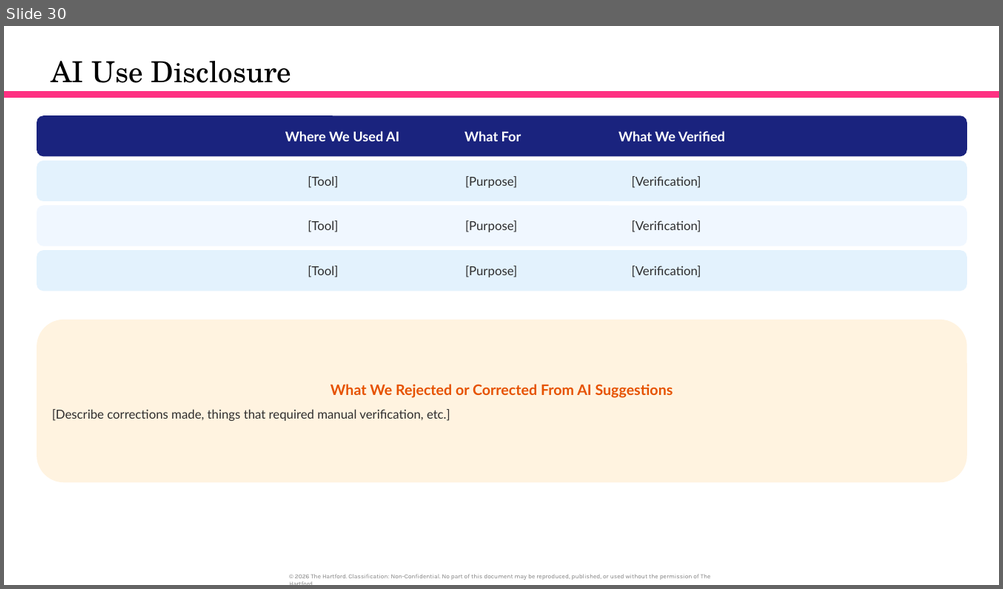
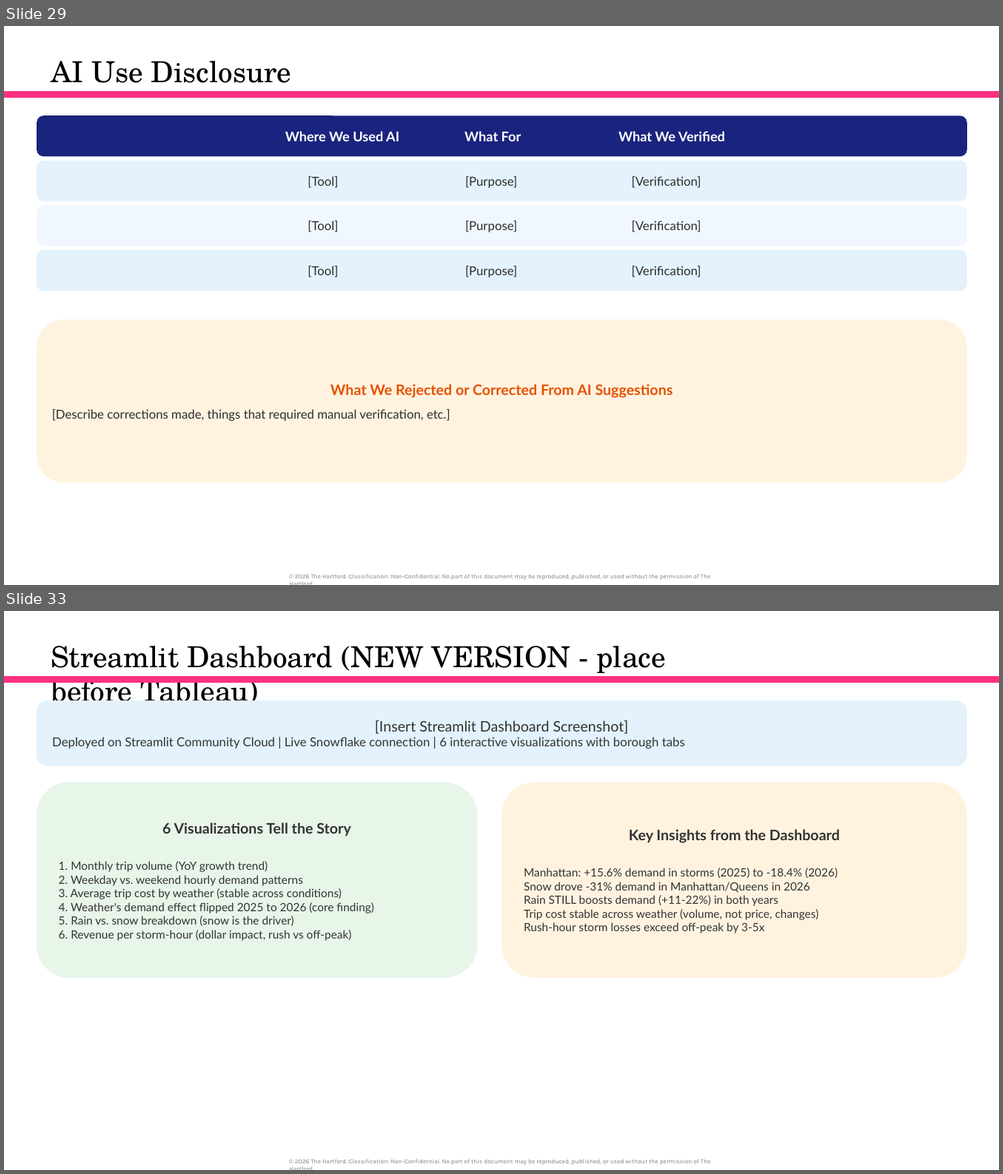
Before and after one commit to orlandojmarin/nyc-taxi-capstone, a slide deck: docs/Capstone_Presentation.pptx. Shown one above the other, each under a label of ours: slide 30 before the commit, slides 29 and 33 after it; the slides between them are not shown. The pictures are 1003x589 and 1003x1174 pixels, drawn with LibreOffice and Linux fonts; fonts in the diff are those of the drawing. Boxes give left, top, right and bottom in pixels: in the first picture for what was removed or moved away, otherwise in the second. Text is boxed around its words. In the diff, an @@ line names an element or a change of style, - is before the commit and + after.

Commit message:
Rebuild presentation: preserve Ariana's work, add extensions and insights

```diff
--- a/docs/Capstone_Presentation.pptx
+++ b/docs/Capstone_Presentation.pptx
@@ slide 33 added at (4, 611, 999, 1170), background #FFFFFF; not listed: 1 template element that a slide beside it also shows @@
@@ title added at (51, 646, 666, 701), 28 pt, text #000000 @@
+Streamlit Dashboard (NEW VERSION - place before Tableau)
@@ rectangle added at (4, 676, 999, 683), fill #FE3082 @@
@@ rounded rectangle added at (37, 701, 967, 766), fill #E3F2FD, 12 pt, text #333333 @@
+[Insert Streamlit Dashboard Screenshot]
+Deployed on Streamlit Community Cloud | Live Snowflake connection | 6 interactive visualizations with borough tabs
@@ rounded rectangle added at (37, 783, 478, 978), fill #E8F5E9, 11 pt, text #333333 @@
+6 Visualizations Tell the Story
+1. Monthly trip volume (YoY growth trend)
+2. Weekday vs. weekend hourly demand patterns
+3. Average trip cost by weather (stable across conditions)
+4. Weather's demand effect flipped 2025 to 2026 (core finding)
+5. Rain vs. snow breakdown (snow is the driver)
+6. Revenue per storm-hour (dollar impact, rush vs off-peak)
@@ rounded rectangle added at (502, 783, 967, 978), fill #FFF3E0, 11 pt, text #333333 @@
+Key Insights from the Dashboard
+Manhattan: +15.6% demand in storms (2025) to -18.4% (2026)
+Snow drove -31% demand in Manhattan/Queens in 2026
+Rain STILL boosts demand (+11-22%) in both years
+Trip cost stable across weather (volume, not price, changes)
+Rush-hour storm losses exceed off-peak by 3-5x
@@ what was slide 30 is now slide 29 @@
```
Also in this commit, not shown: 9 slides changed, 5 other slides added, 2 slides removed.
